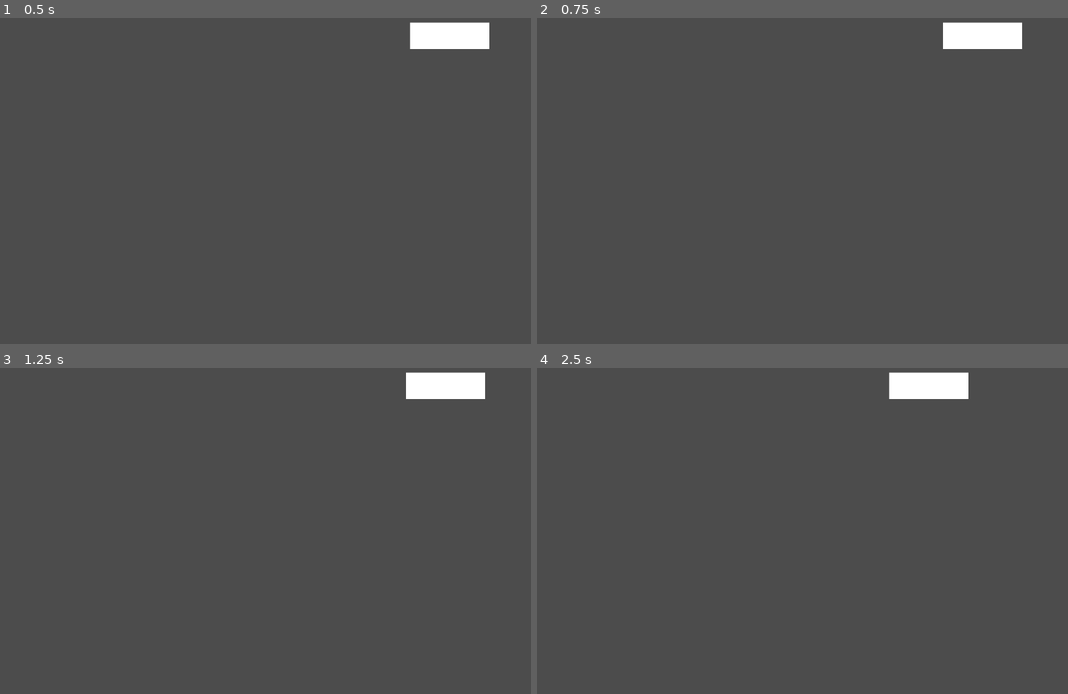
Above: before the commit, frames 1-4 (two rows, left to right).
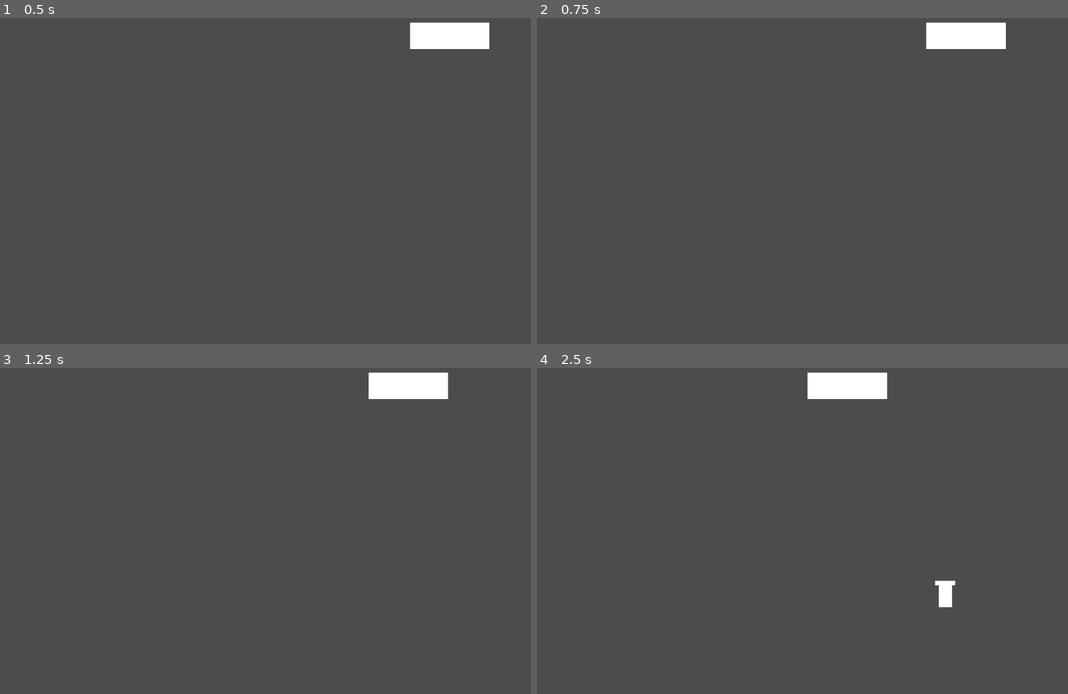
Above: after the commit, the same moments.

Repository: wqyeo/Drop-Da-Bomb
Game: Godot game, scene res://Scenes/GameScene.tscn
The game is run twice, just before and just after one commit, with the same random seed, the same clock (stepped at 60 frames per second) and the same inputs.
Inputs:
- Up to frame 1 (0.5 s): no input
- Up to frame 2 (0.75 s): hold Space (drop_bomb) from 0.53 s (still down)
- Up to frame 3 (1.25 s): keep holding Space (drop_bomb)
- Up to frame 4 (2.5 s): tap Enter at 1.25 s; release Space (drop_bomb) at 1.28 s; tap Space (drop_bomb) at 1.35 s; hold Space (drop_bomb) from 2.03 s (still down)

Frame 1 is identical in both runs. In frame 2, 0.5% of the frame differs, in the area x 73-92%, y 1-10%; in frame 3, 1.2%; in frame 4, 2.7%, in the area x 50-82%, y 1-74%.

Commit message:
Added dropping and spawning of bombs

Diff:
--- /dev/null
+++ b/Project/Scenes/BombScene.tscn
@@ -0,0 +1,26 @@
+[gd_scene load_steps=4 format=2]
+
+[ext_resource path="res://Sprites/White128.png" type="Texture" id=1]
+[ext_resource path="res://Scripts/Bomb.gd" type="Script" id=2]
+
+[sub_resource type="RectangleShape2D" id=1]
+extents = Vector2( 16, 32 )
+
+[node name="Bomb" type="KinematicBody2D"]
+script = ExtResource( 2 )
+
+[node name="Sprite2" type="Sprite" parent="."]
+position = Vector2( 0, -27 )
+scale = Vector2( 0.382813, 0.0859375 )
+texture = ExtResource( 1 )
+
+[node name="Sprite" type="Sprite" parent="."]
+scale = Vector2( 0.25, 0.5 )
+texture = ExtResource( 1 )
+
+[node name="CollisionShape2D" type="CollisionShape2D" parent="."]
+shape = SubResource( 1 )
+
+[node name="VisibilityNotifier2D" type="VisibilityNotifier2D" parent="."]
+
+[connection signal="screen_exited" from="VisibilityNotifier2D" to="." method="_on_VisibilityNotifier2D_screen_exited"]
--- a/Project/Scenes/GameScene.tscn
+++ b/Project/Scenes/GameScene.tscn
@@ -9,6 +9,10 @@
 position = Vector2( 1225, 50 )
 script = ExtResource( 2 )
 
+[node name="BombSpawn" type="Position2D" parent="Player"]
+position = Vector2( 0, 31 )
+scale = Vector2( 1.5, 0.5 )
+
 [node name="PlayerSprite" type="Sprite" parent="Player"]
 scale = Vector2( 1.5, 0.5 )
 texture = ExtResource( 1 )
--- /dev/null
+++ b/Project/Scripts/Bomb.gd
@@ -0,0 +1,19 @@
+extends KinematicBody2D
+
+
+var velocity = Vector2()
+
+func start(pos, speed):
+	self.position = pos
+	velocity = Vector2(0, speed)
+
+func _physics_process(delta):
+	var collision = move_and_collide(velocity * delta)
+	if collision:
+		# TODO: Handle collisions
+		print("Collided with ", collision.collider.name)
+	pass
+
+# Destroys this bomb when not in view/camera render
+func _on_VisibilityNotifier2D_screen_exited():
+	queue_free()
--- a/Project/Scripts/Player.gd
+++ b/Project/Scripts/Player.gd
@@ -1,25 +1,33 @@
 extends Node
 
+export (int) var speed:int = 200
+export (int) var max_left:int = 145
+export (int) var max_right:int = 1225
+export (int) var bomb_speed: int = 400
+export (int) var reload_duration :float = 2
 
-var speed:int = 200
-var max_left:int = 145
-var max_right:int = 1225
+var bomb_scene = preload("res://Scenes/BombScene.tscn")
 
 var moving_left:bool = true
 var y_position: int
+var reload_timer :float = 1
 
 func _ready():
 	y_position = self.position.y
 	pass
 
 func _process(delta):
-	if Input.is_action_just_released("drop_bomb"):
+	if reload_timer <= reload_duration:
+		reload_timer += delta
+		_process_hover(delta)
+	elif Input.is_action_just_released("drop_bomb"):
 		_drop_bomb()
 	elif !(Input.is_action_pressed("drop_bomb")):
 		_process_hover(delta)
 	pass
 
 func _process_hover(delta):
+	# Move left/right based on the current toggle
 	var position = self.position
 	if moving_left:
 		position = position.move_toward(Vector2(max_left, y_position), delta * speed)
@@ -28,6 +36,7 @@
 
 	self.position = position
 
+	# Toggle move direction if hit the move limit
 	if position.x <= max_left:
 		moving_left = false
 	elif position.x >= max_right:
@@ -35,6 +44,8 @@
 	pass
 
 func _drop_bomb():
-	# TODO: Drop the bomb
-	print("drop bomb")
+	var bomb = bomb_scene.instance()
+	bomb.start($BombSpawn.global_position, bomb_speed)
+	get_parent().add_child(bomb)
+	reload_timer = 0
 	pass
